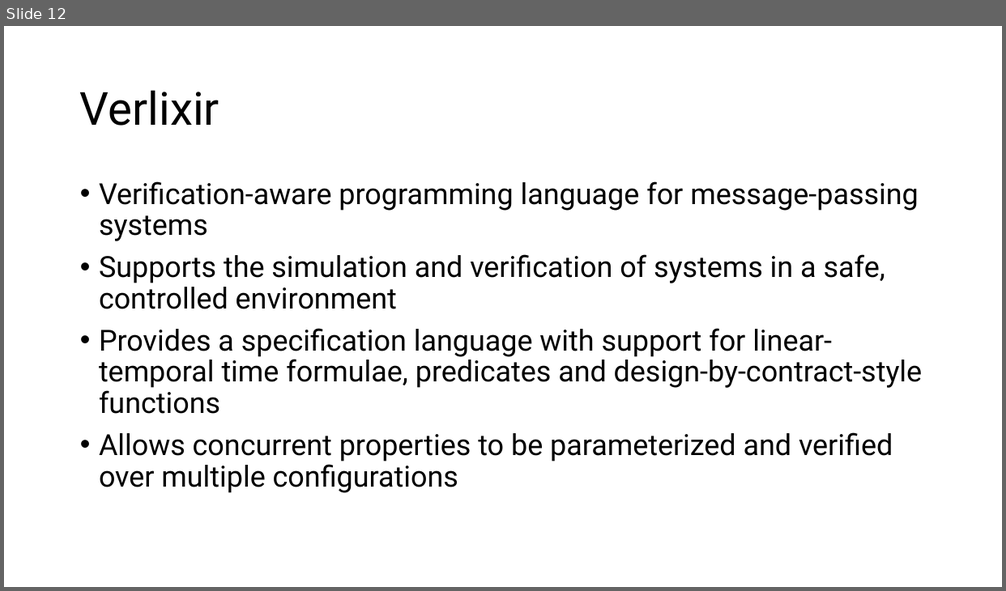
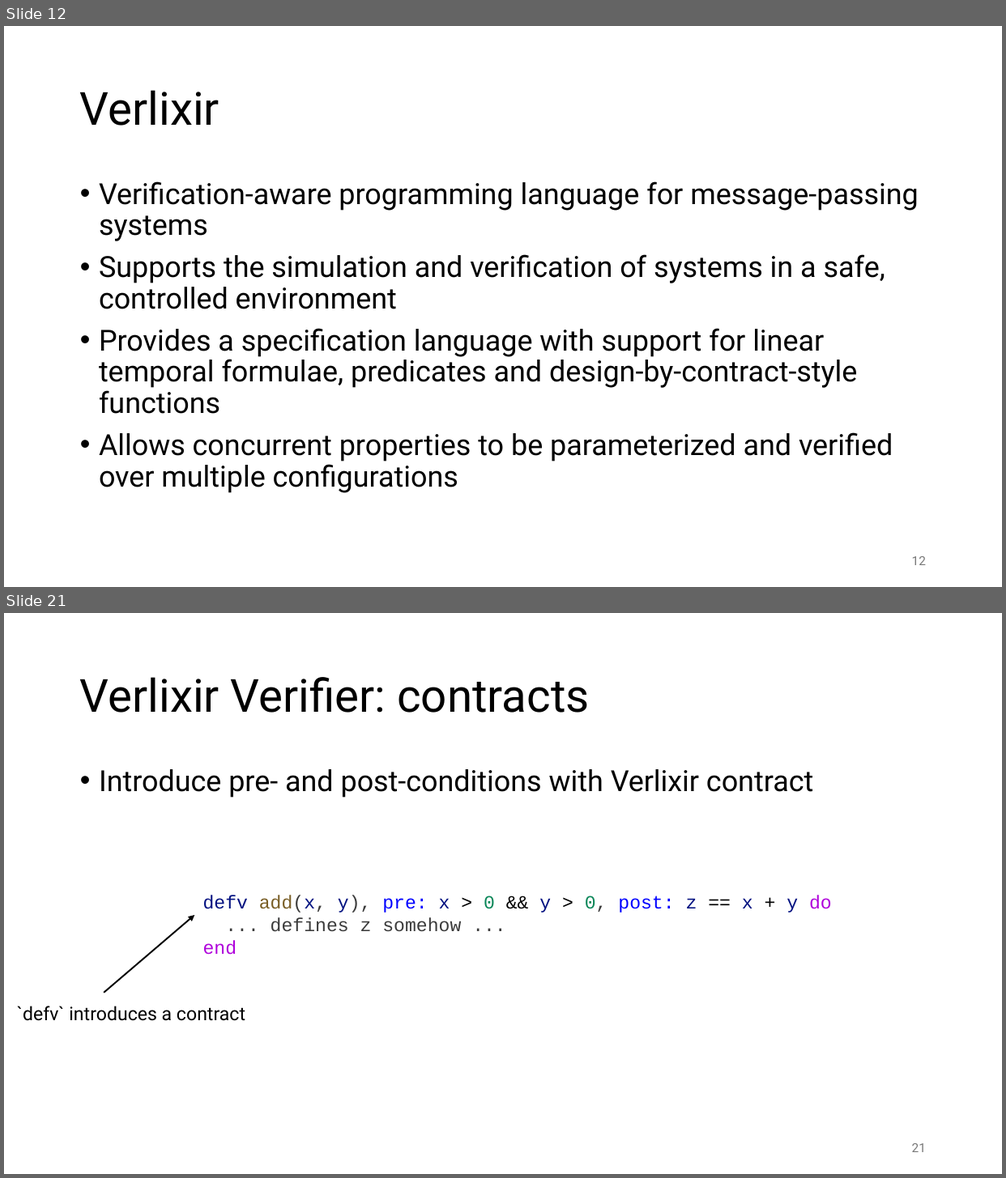
Before and after one commit to matt-neave/verificationAwareElixir, a slide deck: presentation/Verlixir Presentation.pptx. Shown one above the other, each under a label of ours: slide 12 before the commit, slides 12 and 21 after it; the slides between them are not shown. The pictures are 1006x591 and 1006x1178 pixels, drawn with LibreOffice and Linux fonts; fonts in the diff are those of the drawing. Boxes give left, top, right and bottom in pixels: in the first picture for what was removed or moved away, otherwise in the second. Text is boxed around its words. In the diff, an @@ line names an element or a change of style, - is before the commit and + after.

```diff
--- a/presentation/Verlixir Presentation.pptx
+++ b/presentation/Verlixir Presentation.pptx
@@ slide 21 added at [4,613,1002,1174], background #FFFFFF @@
@@ title added at [80,677,589,713], 44 pt, text #000000 @@
+Verlixir Verifier: contracts
@@ text added at [99,769,813,798], 28 pt, text #000000 @@
+• Introduce pre- and post-conditions with Verlixir contract
@@ text added at [203,896,832,955], 18 pt, text #3B3B3B @@
+defv add(x, y), pre: x > 0 && y > 0, post: z == x + y do
+... defines z somehow ...
+end
@@ arrow added from (104, 993) to (195, 915), #000000 1.5 pt @@
@@ text added at [17,1006,245,1021], 18 pt, text #000000 @@
+`defv` introduces a contract
@@ page number added at [912,1144,926,1152], 12 pt, text #797979 @@
+21
@@ slide 12 changed as well @@
@@ text at [99,328,857,414]: text changed @@
-• Provides a specification language with support for linear-temporal time formulae, predicates and design-by-contract-style functions
+• Provides a specification language with support for linear temporal formulae, predicates and design-by-contract-style functions
@@ page number added at [912,557,926,565], 12 pt, text #797979 @@
+12
```
Also in this commit, not shown: 15 other slides changed, 12 other slides added, 2 slides removed, 18 other files.
